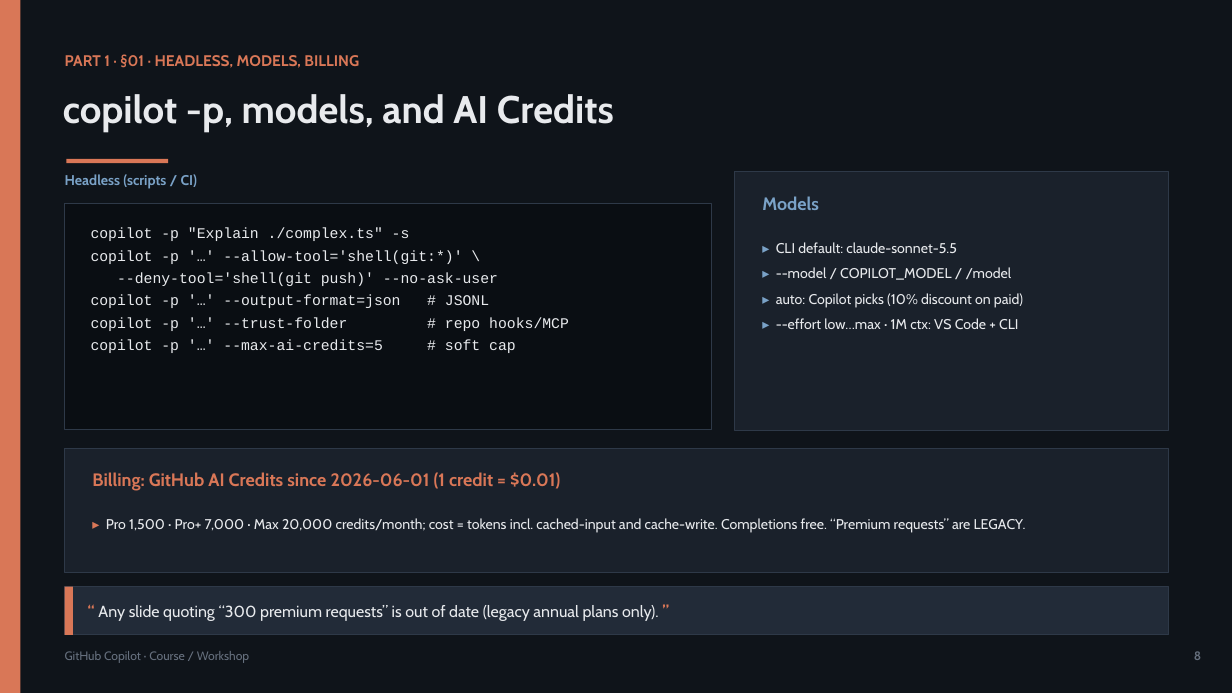
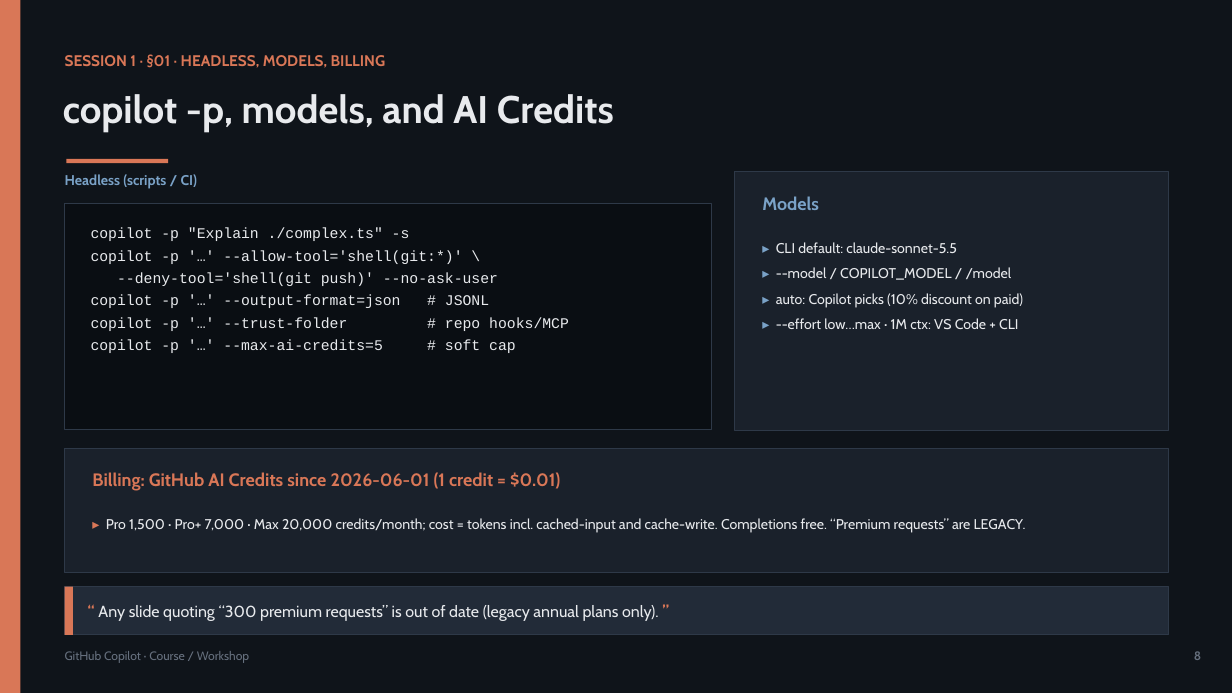
Before and after one commit to olonok69/copilot_code_ml_engineer, a slide deck: slide 8 of presentation/Copilot_Presentation.pptx. Drawn at 1232x693 pixels with LibreOffice and Linux fonts; fonts in the diff are those of the drawing. Boxes give left, top, right and bottom in pixels: in the first picture for what was removed or moved away, otherwise in the second. Text is boxed around its words. In the diff, an @@ line names an element or a change of style, - is before the commit and + after.

```diff
--- a/presentation/Copilot_Presentation.pptx
+++ b/presentation/Copilot_Presentation.pptx
@@ text at box(65, 54, 386, 68): text changed @@
-PART 1 · §01 · HEADLESS, MODELS, BILLING
+SESSION 1 · §01 · HEADLESS, MODELS, BILLING
```
Also in this commit, not shown: 38 other slides changed, 1 slide added, 13 other files.
